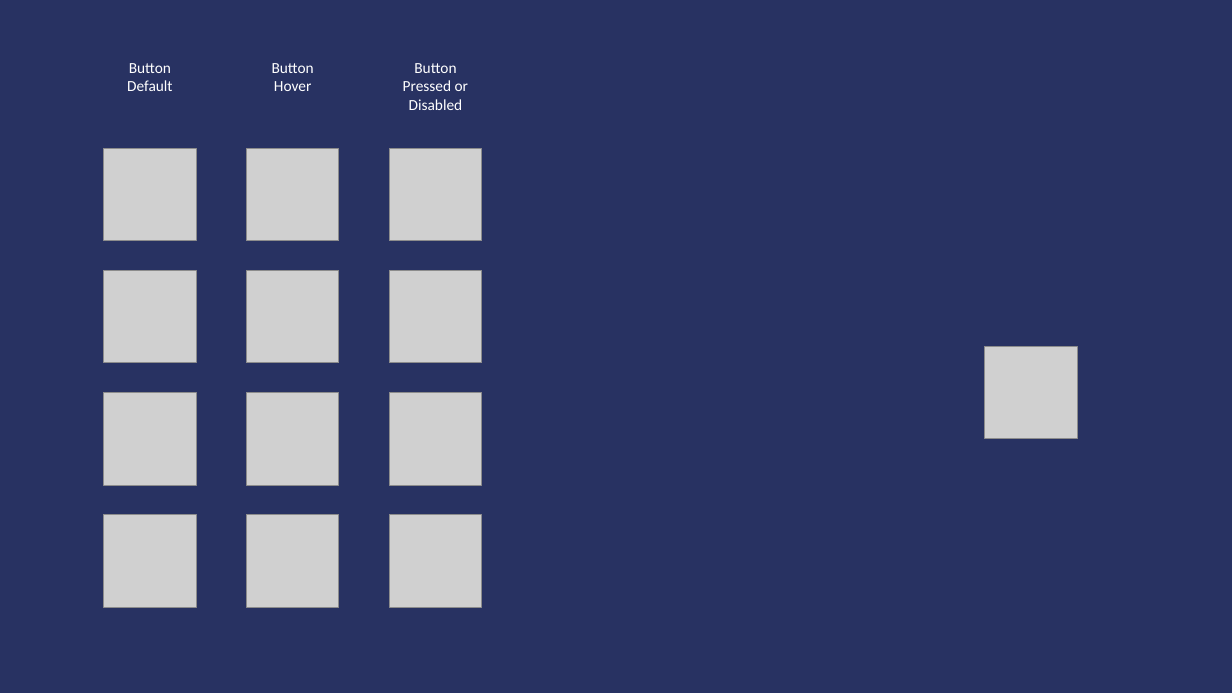
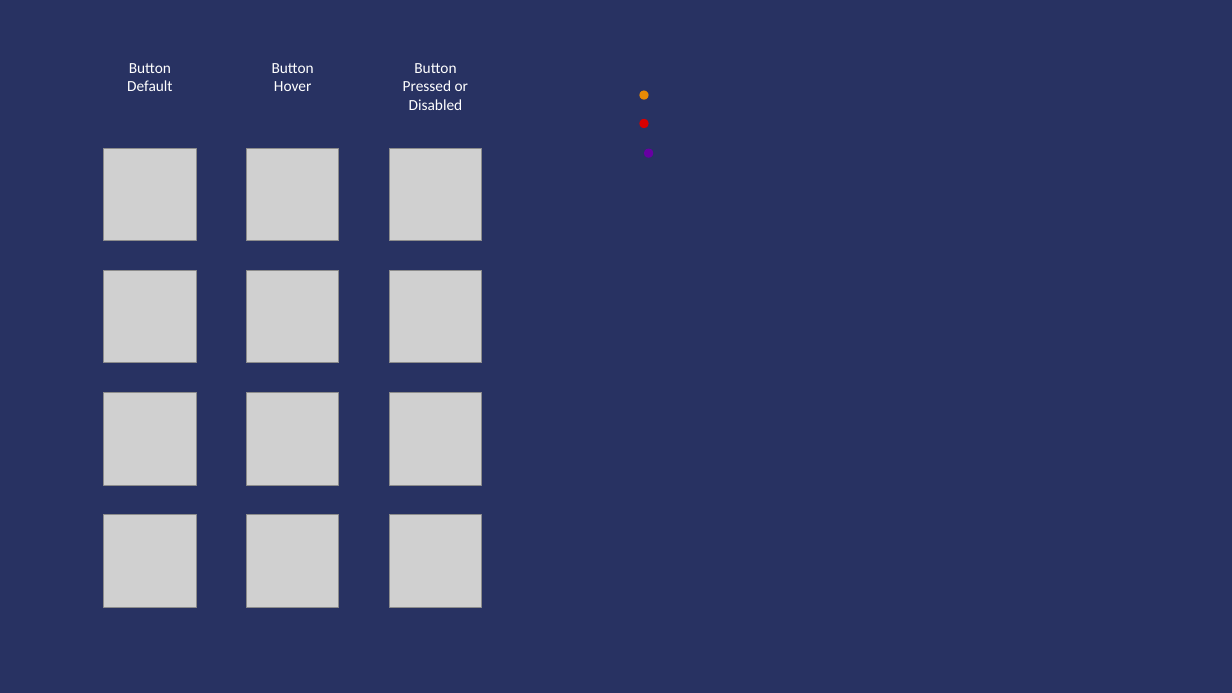
Before and after one commit to jeffdubo/bicycle-collisions, a slide deck: slide 4 of images/graphics.pptx. Drawn at 1232x693 pixels with LibreOffice and Linux fonts; fonts in the diff are those of the drawing; grey boxes stand for pictures. Boxes give left, top, right and bottom in pixels: in the first picture for what was removed or moved away, otherwise in the second. Text is boxed around its words. In the diff, an @@ line names an element or a change of style, - is before the commit and + after.

```diff
--- a/images/graphics.pptx
+++ b/images/graphics.pptx
@@ ellipse added at [640, 91, 649, 100], fill #E78A06 @@
@@ ellipse added at [640, 119, 649, 128], fill #D90000 @@
@@ ellipse added at [644, 149, 653, 158], fill #6700A2 @@
@@ picture removed at [985, 347, 1078, 439] @@
```
Also in this commit, not shown: 7 other files.
